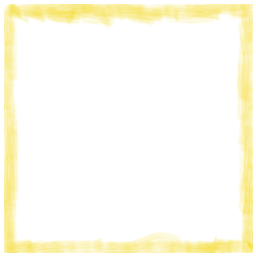
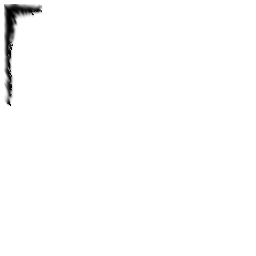
Revision of a layered 256x256 image; what changed, layer by layer:
added layer "Testing" above "No-Equip" over [4, 4, 44, 108]
hid "Rare" over [4, 4, 253, 253]
